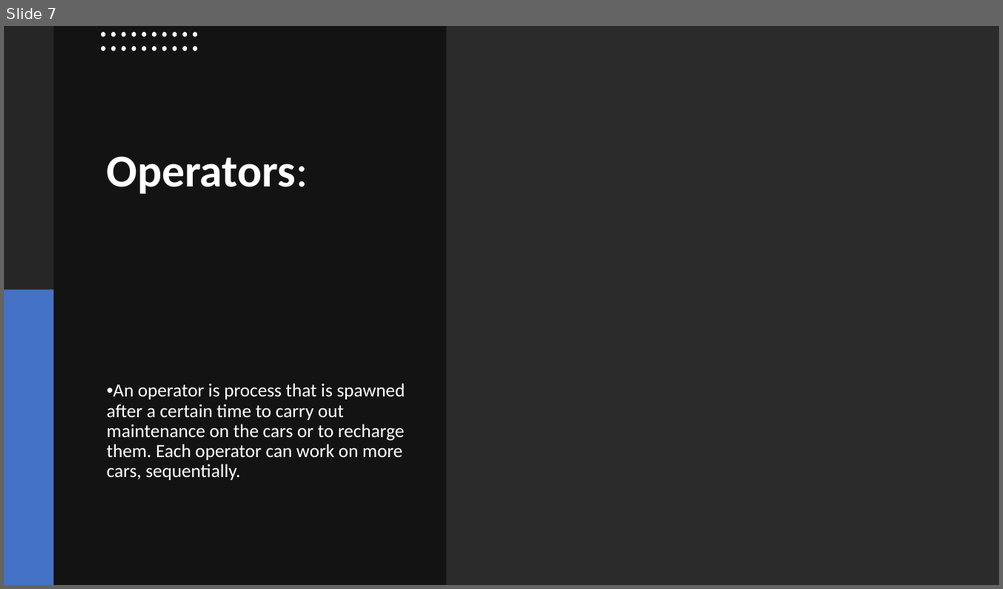
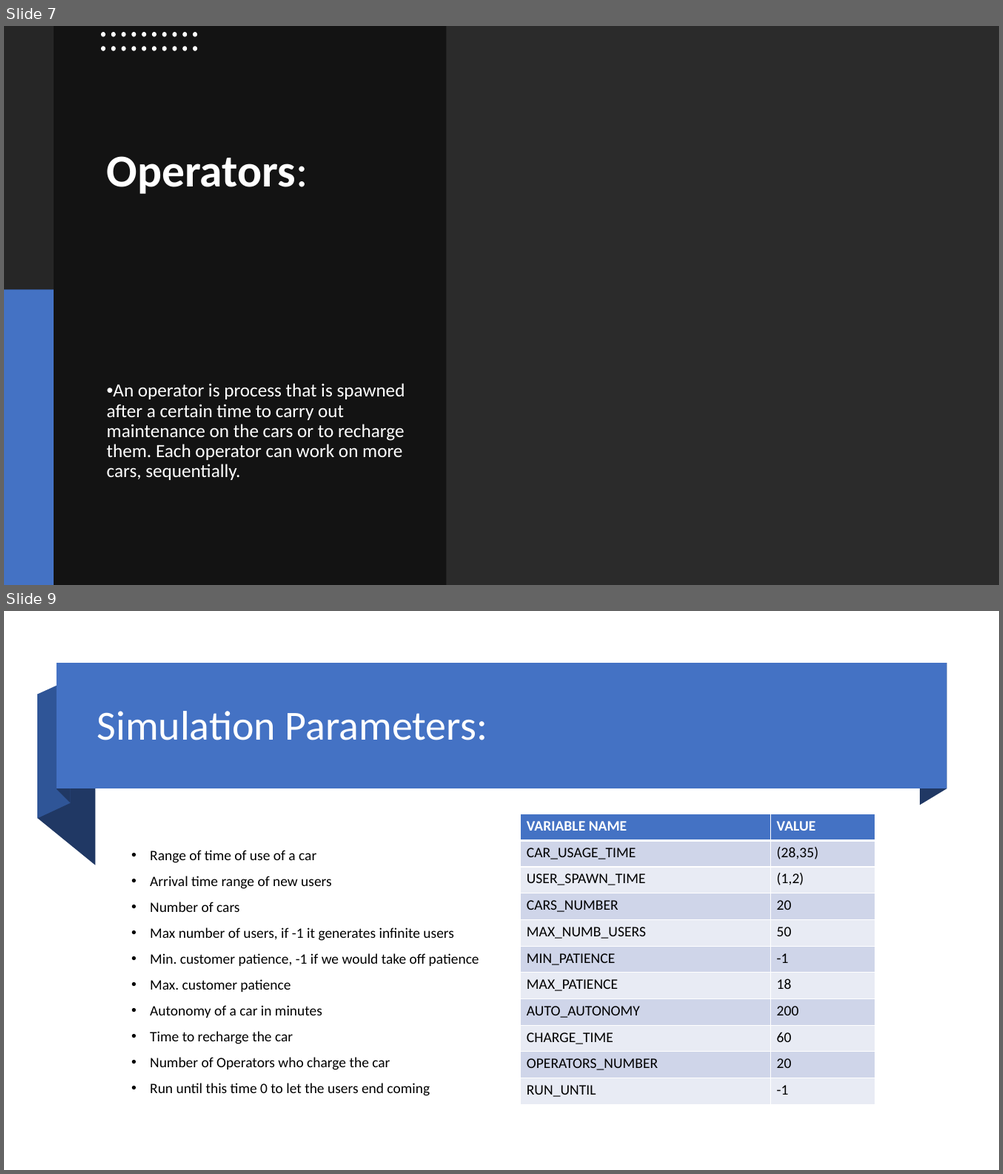
Before and after one commit to simone-rizzo/Car-sharing-model-simulation, a slide deck: Presentazione.pptx. Shown one above the other, each under a label of ours: slide 7 before the commit, slides 7 and 9 after it; the slides between them are not shown. The pictures are 1003x589 and 1003x1174 pixels, drawn with LibreOffice and Linux fonts; fonts in the diff are those of the drawing; background and template pictures are left out; a plain dark background stands for a picture behind light text. Boxes give left, top, right and bottom in pixels: in the first picture for what was removed or moved away, otherwise in the second. Text is boxed around its words. In the diff, an @@ line names an element or a change of style, - is before the commit and + after.

```diff
--- a/Presentazione.pptx
+++ b/Presentazione.pptx
@@ slide 9 added at (4, 611, 999, 1170), background #FFFFFF @@
@@ group added at (37, 664, 946, 866): 4 freeform shapes, 1 rectangle @@
@@ title added at (97, 711, 487, 741), 40 pt, text #FFFFFF @@
+Simulation Parameters:
@@ table added at (521, 815, 875, 1105), 11 rows, 2 columns @@
+VARIABLE NAME | VALUE
+CAR_USAGE_TIME | (28,35)
+USER_SPAWN_TIME | (1,2)
+CARS_NUMBER | 20
+MAX_NUMB_USERS | 50
+MIN_PATIENCE | -1
+MAX_PATIENCE | 18
+AUTO_AUTONOMY | 200
+CHARGE_TIME | 60
+OPERATORS_NUMBER | 20
+RUN_UNTIL | -1
@@ text added at (150, 850, 479, 1096), 13.9 pt, text #000000 @@
+• Range of time of use of a car
+• Arrival time range of new users
+• Number of cars
+• Max number of users, if -1 it generates infinite users
+• Min. customer patience, -1 if we would take off patience
+• Max. customer patience
+• Autonomy of a car in minutes
+• Time to recharge the car
+• Number of Operators who charge the car
+• Run until this time 0 to let the users end coming
```
Also in this commit, not shown: 2 slides changed, 8 other slides added, 12 other files.
